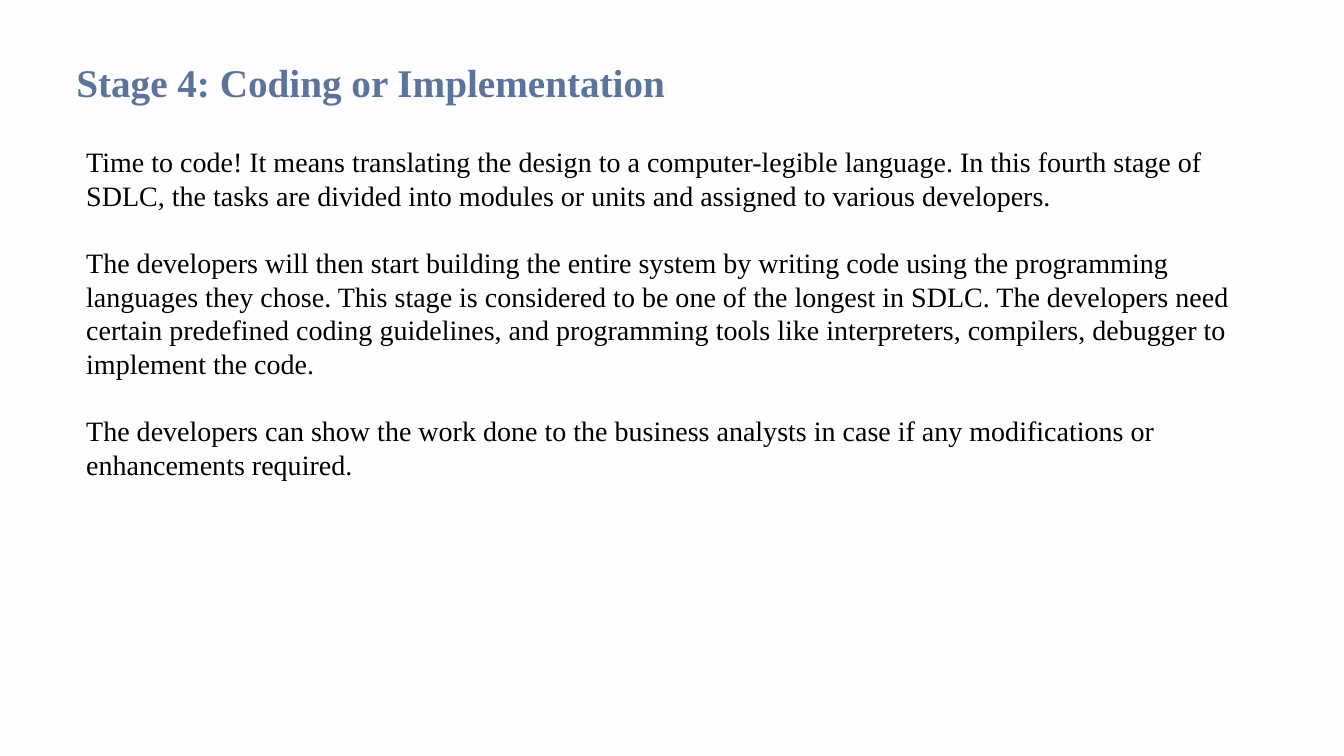
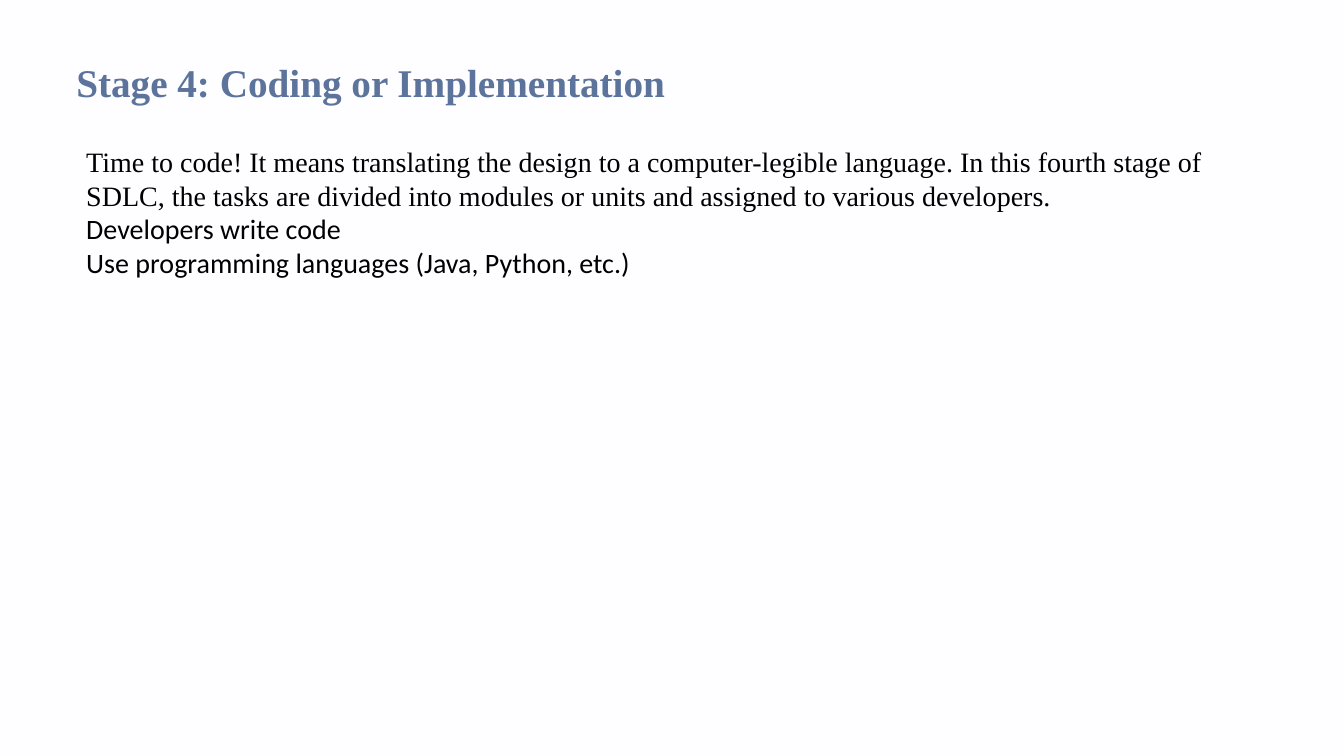
Before and after one commit to renujindal89/software-module1-2, a slide deck: slide 14 of software module 1,2.pptx (slide 16 before the commit). Drawn at 1344x756 pixels with LibreOffice and Linux fonts; fonts in the diff are those of the drawing; background and template pictures are left out. Boxes give left, top, right and bottom in pixels: in the first picture for what was removed or moved away, otherwise in the second. Text is boxed around its words. In the diff, an @@ line names an element or a change of style, - is before the commit and + after.

```diff
--- a/software module 1,2.pptx
+++ b/software module 1,2.pptx
@@ text at [86,219,629,278]: text changed; font Times New Roman to Calibri @@
-The developers will then start building the entire system by writing code using the programming languages they chose. This stage is considered to be one of the longest in SDLC. The developers need certain predefined coding guidelines, and programming tools like interpreters, compilers, debugger to implement the code.
-The developers can show the work done to the business analysts in case if any modifications or enhancements required.
+Developers write code
+Use programming languages (Java, Python, etc.)
```
Also in this commit, not shown: 6 other slides changed, 12 slides removed.
